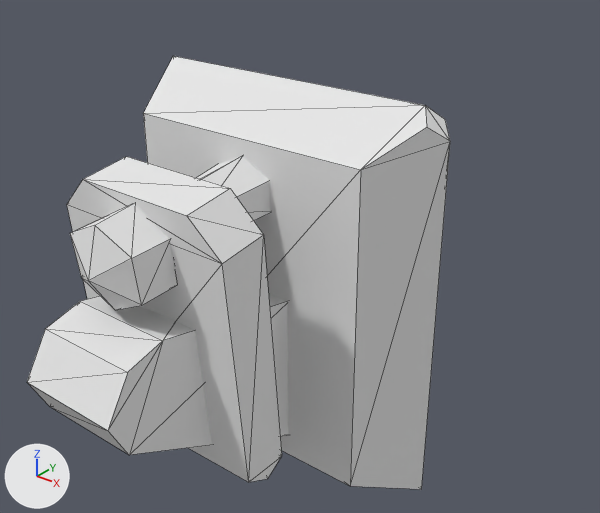
One commit to the OBJ model assets/86.obj: the scene before it, then after it.
Before and after are seen from a 50 mm camera at (1.035, -1.293, 0.834) aimed at (-0.002, 0.003, 0.03). The lights are fixed; the arrows at lower left show +X, +Y and +Z. The older version comes first. Mesh edges are drawn as thin lines. Where no turn or scale is listed for an object, it has been applied to the vertices.

Objects in the first picture: '86'.
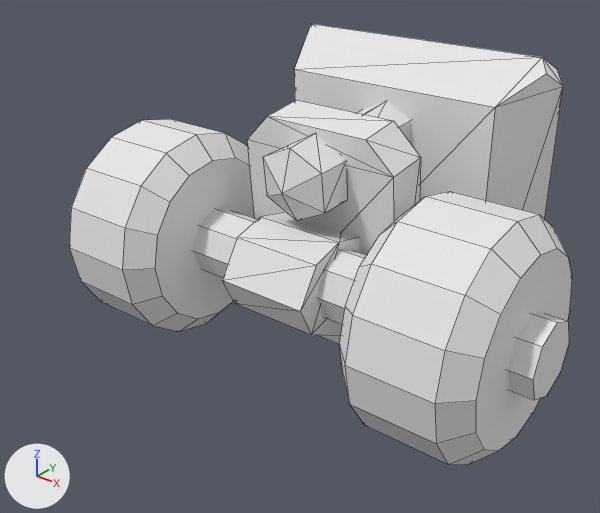
Where the change shows, as pixel boxes (x1, y1, x2, y2) in the pictures (600 x 513 px; the box of a moved part takes in the faces that stretch with it):
'86', reshaped (19% wider)
    before: (27, 56, 450, 489)
    after: (69, 24, 572, 465)
part 1 of me_86, moved or reshaped
    before: (27, 295, 288, 455)
    after: (222, 213, 360, 336)
part 2 of me_86, moved or reshaped
    before: (143, 56, 450, 489)
    after: (294, 24, 563, 219)
part 3 of me_86, moved or reshaped
    before: (70, 204, 176, 310)
    after: (263, 134, 347, 221)
part 4 of me_86, moved or reshaped
    before: (197, 156, 270, 221)
    after: (358, 101, 411, 141)
part 5 of me_86, moved or reshaped
    before: (67, 157, 282, 482)
    after: (247, 100, 421, 344)
part 6 of me_86, added
    after: (193, 209, 569, 400)
part 7 of me_86, added
    after: (339, 191, 572, 465)
part 8 of me_86, added
    after: (69, 119, 254, 332)

Patch to the scene script:
```diff
--- a/assets/86.obj.py
+++ b/assets/86.obj.py
@@ me_86 @@
 # used by ob_86; location = (0.0, 0.0, 0.0)
-me_86.from_pydata(...)  # 98 vertices, 152 faces; spans x -0.352..0.353, y -0.635..0.107, z -0.426..0.427
+me_86.from_pydata(...)  # 242 vertices, 262 faces; spans x -0.59..0.59, y -0.25..0.607, z -0.426..0.427
+# me_86 part 1: the loose piece of 12 vertices spanning x -0.11..0.11, y -0.635..-0.17, z -0.3..0.099 is moved by (0.0, 0.5, 0.0)
+# me_86 part 2: the loose piece of 27 vertices spanning x -0.352..0.353, y -0.177..0.058, z -0.426..0.427 is moved by (0.0, 0.5, 0.0)
+# me_86 part 3: the loose piece of 13 vertices spanning x -0.079..0.079, y -0.559..-0.431, z 0.121..0.302 is moved by (0.0, 0.5, 0.0)
+# me_86 part 4: the loose piece of 12 vertices spanning x -0.07..0.07, y -0.348..-0.163, z 0.173..0.313 is moved by (0.0, 0.5, 0.0)
+# me_86 part 5: the loose piece of 14 vertices spanning x -0.198..0.198, y -0.451..-0.299, z -0.279..0.329 is moved by (0.0, 0.5, 0.0)
+# me_86 part 6: a new loose piece, an 8-sided cylinder along x spanning x -0.59..0.59, y -0.08..0.08, z -0.08..0.08, in mat_none (its picture is missing)
+# me_86 part 7: a new loose piece of 64 vertices spanning x 0.255..0.542, y -0.25..0.25, z -0.25..0.25, in mat_none (its picture is missing)
+# me_86 part 8: a new loose piece of 64 vertices spanning x -0.542..-0.255, y -0.25..0.25, z -0.25..0.25, in mat_none (its picture is missing)
+# other edits to the shape of me_86 do not show in these pictures
 me_86.materials.append(mat_none)
```
